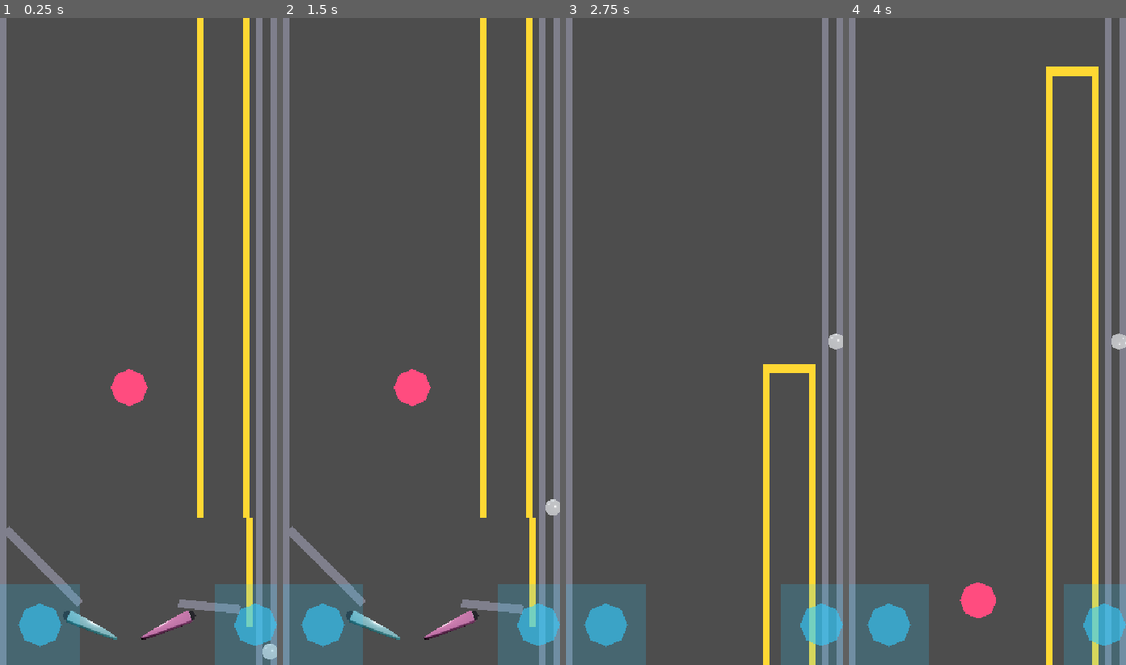
Above: before the commit, frames 1-4 (left to right).
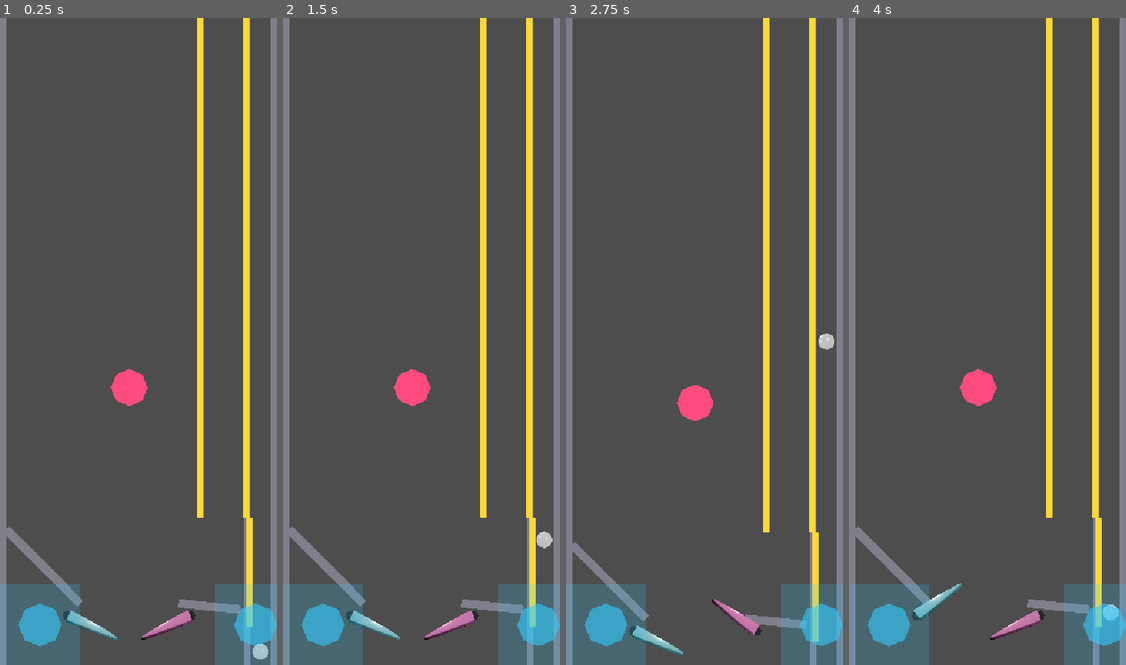
Above: after the commit, the same moments.

Repository: nobody174/pinball-adventure
Game: Godot game, scene res://core/physics/physics_prototype.tscn
The game is run twice, just before and just after one commit, with the same random seed, the same clock (stepped at 60 frames per second) and the same inputs.
Inputs (mouse positions are in pixels of both pictures, inside the frame that each line leads up to):
- Up to frame 1 (0.25 s): no input
- Up to frame 2 (1.5 s): tap Enter at 0.5 s; move the mouse to (482, 309) at 0.52 s; hold Right (flip_right) 0.53-1.25 s; hold Up (launch_ball) 0.53-1.25 s; click (482, 309) at 0.67 s; drag from (366, 373) to (407, 470) at 1.27 s
- Up to frame 3 (2.75 s): move the mouse to (732, 199) at 2.02 s; hold Right (flip_right) from 2.03 s (still down); hold Shift from 2.03 s (still down)
- Up to frame 4 (4 s): release Right (flip_right) at 2.75 s; release Shift at 2.75 s; drag from (973, 470) to (904, 244) at 2.77 s; move the mouse to (1070, 438) at 3.52 s; hold Left (flip_left) from 3.53 s (still down); tap Ctrl at 3.6 s

The runs differ from the first frame. In frame 1, 2.7% of the frame differs, in the area x 88-100%, y 0-100%; in frame 2, 2.8%; in frame 3, 8.0%, in the area x 2-100%, y 0-100%; in frame 4, 6.6%.

Commit message:
fix: widen shooter lane and add a lane-top deflector -- ball now escapes
Found the real root cause of the shooter-lane "ball never gets out" bug,
and it wasn't the corner geometry at the top at all. Measured the exact
numbers: ShooterLaneWall's right face sits at x=425, RightWall's left
face at x=440 -- a 15-unit-wide corridor. The ball is 28 units in
diameter. The ball spawned at x=435 was *already* overlapping both walls
simultaneously by 4 and 9 units respectively before ever moving. It was
wedged between both walls of its own lane for its entire trip up, which
explains a lot of the noisy, inconsistent contact behavior every previous
deflector attempt ran into -- the ball was fighting double-penetration
the whole way, not just at the top.

Fix, in two parts:

1. Widened the lane to 34 units (core/physics/physics_prototype.tscn):
   moved ShooterLaneWall from x=420 to x=401, giving real clearance on
   both sides. Re-centered the ball's spawn position and the table's
   PlungerRod/PlungerTip visuals from x=435 to x=423 to match the new
   lane centerline. Verified via headless trace: the ball's x position is
   now rock-solid through the whole climb (previously it slowly drifted
   438.7 -> 438.9 the whole way up -- the double-penetration jitter).

2. Added a real deflector (tables/the_glitch/the_glitch.tscn,
   UpperZone/TopZone/ShooterLaneDeflector): a single angled plate
   (30 degrees, low friction so the ball's sideways momentum survives
   contact instead of being absorbed) positioned just above the lane
   wall's top, in the ball's actual flight path. Verified across the
   realistic charge range: weak shots (~2000 impulse) don't reach it and
   fall back cleanly for another try, as expected; strong shots (2350+)
   now land well clear of the wall, in open playfield space, instead of
   settling in the corner pocket every previous attempt got stuck in.

94/94 tests pass, duplicate-sibling-index audit clean across 82 parent
groups, clean headless parse and runtime execution.

Built with assistance from Claude Code by Anthropic.

Diff:
--- a/core/physics/physics_prototype.tscn
+++ b/core/physics/physics_prototype.tscn
@@ -80,11 +80,11 @@
 polygon = PackedVector2Array(-225, -10, 225, -10, 225, 10, -225, 10)
 
 [node name="ShooterLaneWall" type="CollisionShape2D" parent="Boundary" unique_id=3182004420]
-position = Vector2(420, -275)
+position = Vector2(401, -275)
 shape = SubResource("RectangleShape2D_shooter_lane_wall")
 
 [node name="ShooterLaneWallSprite" type="Polygon2D" parent="Boundary" unique_id=3182004421]
-position = Vector2(420, -275)
+position = Vector2(401, -275)
 color = Color(0.5, 0.5, 0.55, 1)
 polygon = PackedVector2Array(-5, -975, 5, -975, 5, 975, -5, 975)
 
@@ -167,7 +167,7 @@
 polygon = PackedVector2Array(-50.25, -7, 50.25, -7, 50.25, 7, -50.25, 7)
 
 [node name="Ball" type="RigidBody2D" parent="." unique_id=1994410899]
-position = Vector2(435, 650)
+position = Vector2(423, 650)
 script = ExtResource("1_ball")
 
 [node name="CollisionShape2D" type="CollisionShape2D" parent="Ball" unique_id=840662744]
--- a/tables/the_glitch/the_glitch.tscn
+++ b/tables/the_glitch/the_glitch.tscn
@@ -134,6 +134,13 @@
 [sub_resource type="ConcavePolygonShape2D" id="ConcavePolygonShape2D_RightOrbitOuterRail"]
 segments = PackedVector2Array(0.000, 0.000, -4.220, -60.584, -4.220, -60.584, -16.319, -113.624, -16.319, -113.624, -34 …(283 unchanged characters)…
 
+[sub_resource type="RectangleShape2D" id="RectangleShape2D_shooter_lane_deflector"]
+size = Vector2(280, 40)
+
+[sub_resource type="PhysicsMaterial" id="PhysicsMaterial_shooter_lane_deflector"]
+friction = 0.05
+bounce = 0.0
+
 [node name="TheGlitch" unique_id=1364637713 instance=ExtResource("1_base")]
 script = ExtResource("4_glitch")
 
@@ -1039,13 +1046,25 @@
 color = Color(1, 0.2, 0.7, 0.7)
 polygon = PackedVector2Array(-3.99, 0.28, -8.18, -59.99, -20.11, -112.35, -37.79, -152.20, -57.12, -175.19, -74.04, -18 …(272 unchanged characters)…
 
+[node name="ShooterLaneDeflector" type="StaticBody2D" parent="UpperZone/TopZone" index="9"]
+position = Vector2(408, -1268)
+rotation = 0.5236
+physics_material_override = SubResource("PhysicsMaterial_shooter_lane_deflector")
+
+[node name="CollisionShape2D" type="CollisionShape2D" parent="UpperZone/TopZone/ShooterLaneDeflector" index="0"]
+shape = SubResource("RectangleShape2D_shooter_lane_deflector")
+
+[node name="Sprite" type="Polygon2D" parent="UpperZone/TopZone/ShooterLaneDeflector" index="1"]
+color = Color(0.5, 0.5, 0.55, 1)
+polygon = PackedVector2Array(-140.0, -20.0, 140.0, -20.0, 140.0, 20.0, -140.0, 20.0)
+
 [node name="PlungerRod" type="Polygon2D" parent="." index="28"]
-position = Vector2(435, 690)
+position = Vector2(423, 690)
 color = Color(0.7, 0.7, 0.75, 1)
 polygon = PackedVector2Array(-5, 0, 5, 0, 5, 40, -5, 40)
 
 [node name="PlungerTip" type="Polygon2D" parent="." index="29"]
-position = Vector2(435, 690)
+position = Vector2(423, 690)
 color = Color(0.3, 0.35, 0.42, 1)
 polygon = PackedVector2Array(-9, -6, 9, -6, 9, 6, -9, 6)
 
